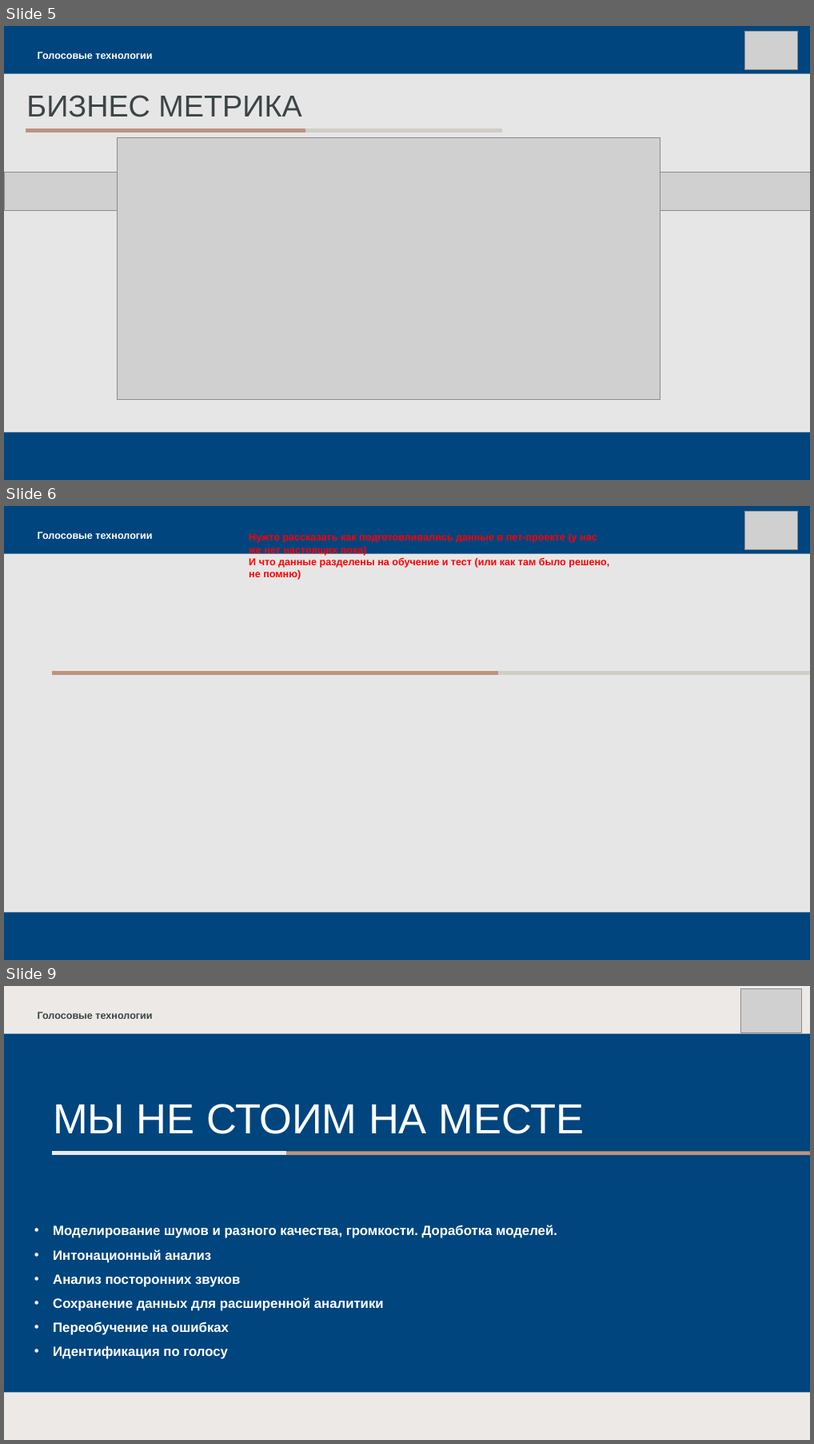
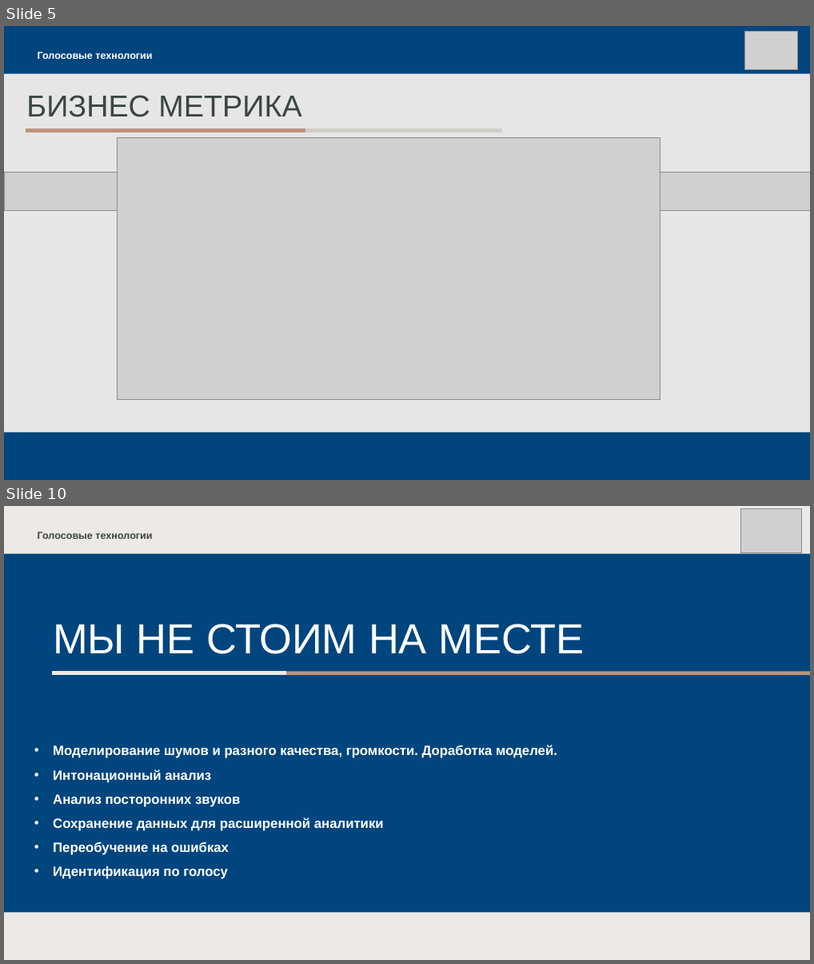
Before and after one commit to dmitrii-naumenko/Pet_SST_NLP, a slide deck: Презентация.pptx. Shown one above the other, each under a label of ours: slides 5, 6 and 9 before the commit, slides 5 and 10 after it; the slides between them are not shown. The pictures are 814x1444 and 814x964 pixels, drawn with LibreOffice and Linux fonts; fonts in the diff are those of the drawing; grey boxes stand for pictures. Boxes give left, top, right and bottom in pixels: in the first picture for what was removed or moved away, otherwise in the second. Text is boxed around its words. In the diff, an @@ line names an element or a change of style, - is before the commit and + after.

```diff
--- a/Презентация.pptx
+++ b/Презентация.pptx
@@ slide 6 removed at [4,506,810,960], background #00457E; not listed: 2 template elements that a slide beside it also shows @@
@@ picture removed at [745,511,798,549] @@
@@ text removed at [38,532,152,539] @@
-Голосовые технологии
@@ text removed at [249,533,610,580] @@
-Нужто рассказать как подготовливались данные в пет-проекте (у нас же нет настоящих пока)
-И что данные разделены на обучение и тест (или как там было решено, не помню)
@@ line removed from (498, 673) to (52, 673) @@
@@ what was slide 9 is now slide 10 @@
```
Also in this commit, not shown: 5 slides changed, 2 slides added.
